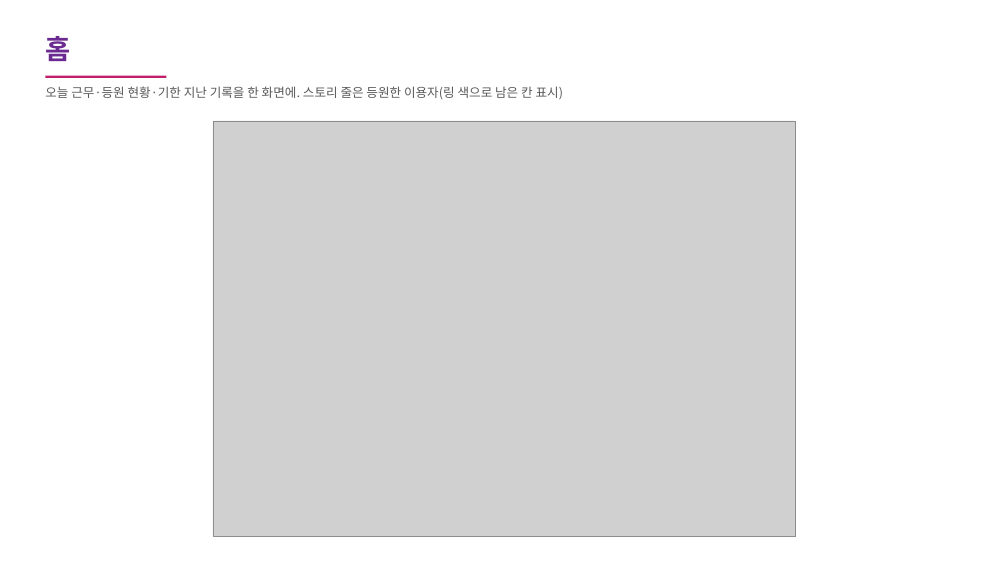
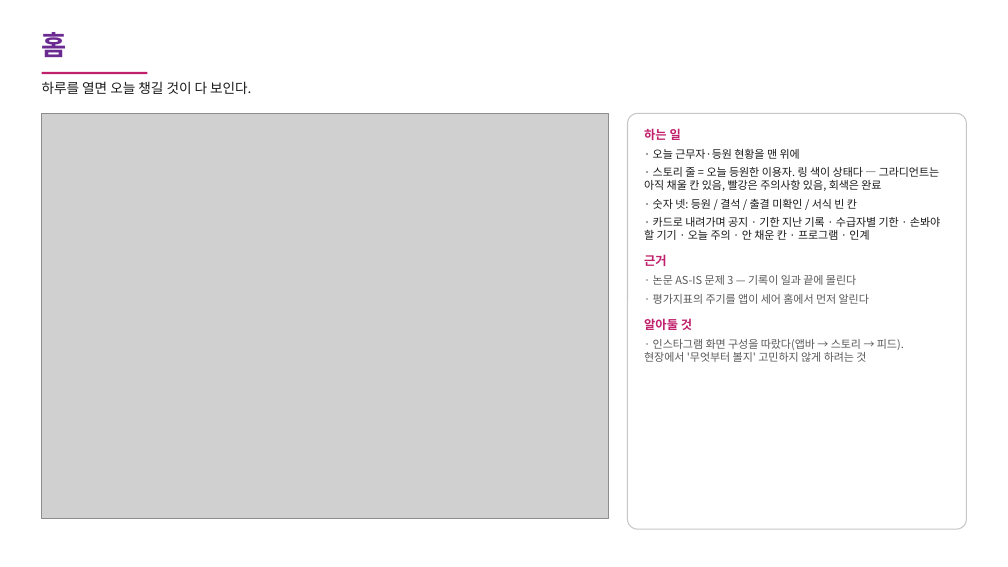
Before and after one commit to carerobot0001-pixel/carerobot-weekly-report, a slide deck: slide 2 of 요양시설스튜디오_화면기록.pptx. Drawn at 1008x567 pixels with LibreOffice and Linux fonts; fonts in the diff are those of the drawing; grey boxes stand for pictures. Boxes give left, top, right and bottom in pixels: in the first picture for what was removed or moved away, otherwise in the second. Text is boxed around its words. In the diff, an @@ line names an element or a change of style, - is before the commit and + after.

```diff
--- a/요양시설스튜디오_화면기록.pptx
+++ b/요양시설스튜디오_화면기록.pptx
@@ text "홈" at bbox=[42, 32, 67, 57]: more space between paragraphs @@
@@ rectangle: place and size @@
-rectangle at bbox=[45, 76, 166, 78]
+rectangle at bbox=[42, 72, 147, 74]
@@ text at bbox=[42, 81, 251, 94]: text changed; size 12 to 13 pt; text colour #595959 to #1A1A1A @@
-오늘 근무·등원 현황·기한 지난 기록을 한 화면에. 스토리 줄은 등원한 이용자(링 색으로 남은 칸 표시)
+하루를 열면 오늘 챙길 것이 다 보인다.
@@ picture: place and size @@
-picture at bbox=[213, 121, 796, 537]
+picture at bbox=[42, 113, 609, 519]
@@ rounded rectangle added at bbox=[628, 113, 966, 529], fill #FFFFFF, outline #C7C7C7 1 pt @@
@@ text added at bbox=[644, 128, 940, 362], 10.5 pt, text #1A1A1A @@
+하는 일
+· 오늘 근무자·등원 현황을 맨 위에
+· 스토리 줄 = 오늘 등원한 이용자. 링 색이 상태다 — 그라디언트는 아직 채울 칸 있음, 빨강은 주의사항 있음, 회색은 완료
+· 숫자 넷: 등원 / 결석 / 출결 미확인 / 서식 빈 칸
+· 카드로 내려가며 공지 · 기한 지난 기록 · 수급자별 기한 · 손봐야 할 기기 · 오늘 주의 · 안 채운 칸 · 프로그램 · 인계
+근거
+· 논문 AS-IS 문제 3 — 기록이 일과 끝에 몰린다
+· 평가지표의 주기를 앱이 세어 홈에서 먼저 알린다
+알아둘 것
+· 인스타그램 화면 구성을 따랐다(앱바 → 스토리 → 피드). 현장에서 '무엇부터 볼지' 고민하지 않게 하려는 것
```
Also in this commit, not shown: 15 other slides changed, 15 other files.
